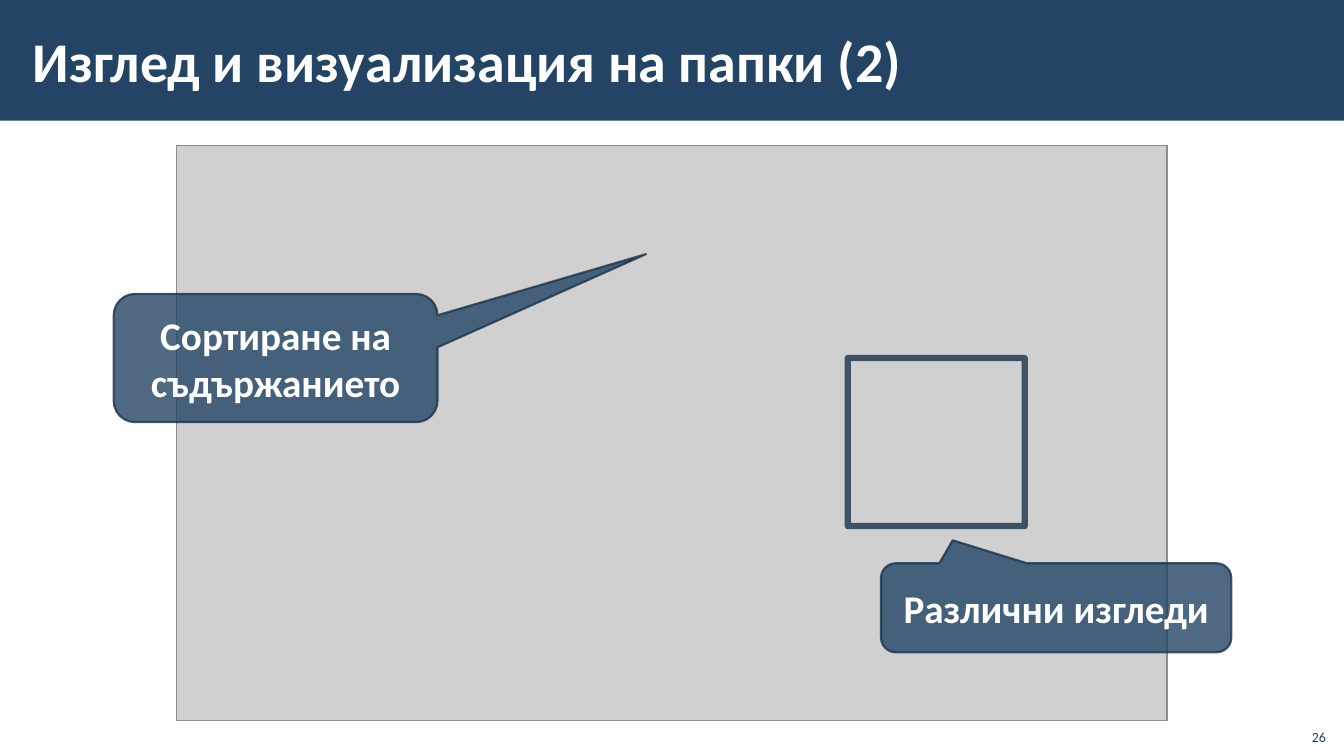
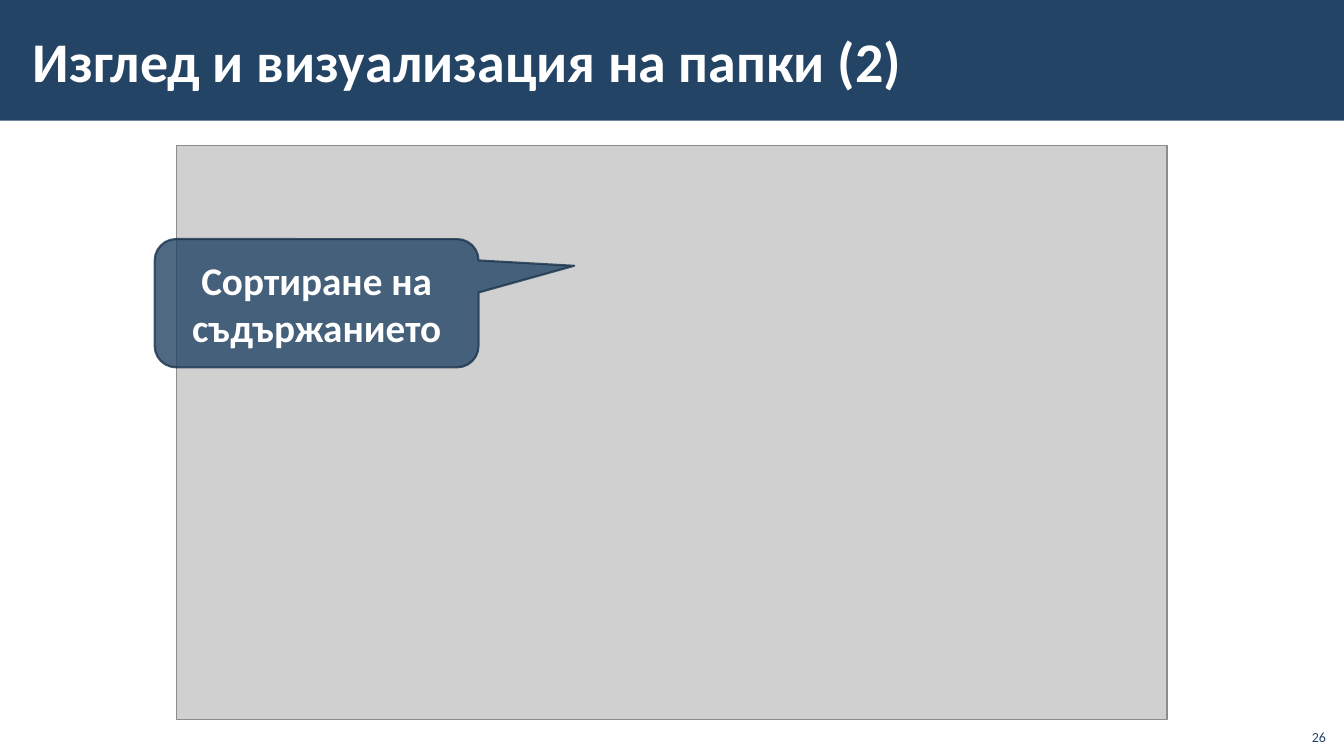
Before and after one commit to BG-IT-Edu/School-Programming, a slide deck: slide 26 of Courses/Computer-Modeling-and-IT/Computer-Modeling-and-IT-5-Class/04-File-System/04-File-System.pptx. Drawn at 1344x756 pixels with LibreOffice and Linux fonts; fonts in the diff are those of the drawing; grey boxes stand for pictures; background and template pictures are left out. Boxes give left, top, right and bottom in pixels: in the first picture for what was removed or moved away, otherwise in the second. Text is boxed around its words. In the diff, an @@ line names an element or a change of style, - is before the commit and + after.

```diff
--- a/Courses/Computer-Modeling-and-IT/Computer-Modeling-and-IT-5-Class/04-File-System/04-File-System.pptx
+++ b/Courses/Computer-Modeling-and-IT/Computer-Modeling-and-IT-5-Class/04-File-System/04-File-System.pptx
@@ rounded speech box "Сортиране на съдържанието": place and size @@
-rounded speech box "Сортиране на съдържанието" at [114,294,438,422]
+rounded speech box "Сортиране на съдържанието" at [154,239,478,367]
@@ rounded speech box "Сортиране на съдържанието" at [154,239,478,367]: proportions changed @@
@@ rectangle removed at [848,358,1025,526] @@
@@ rounded speech box removed at [881,564,1232,652] @@
-Различни изгледи
```
Also in this commit, not shown: 17 other slides changed.
